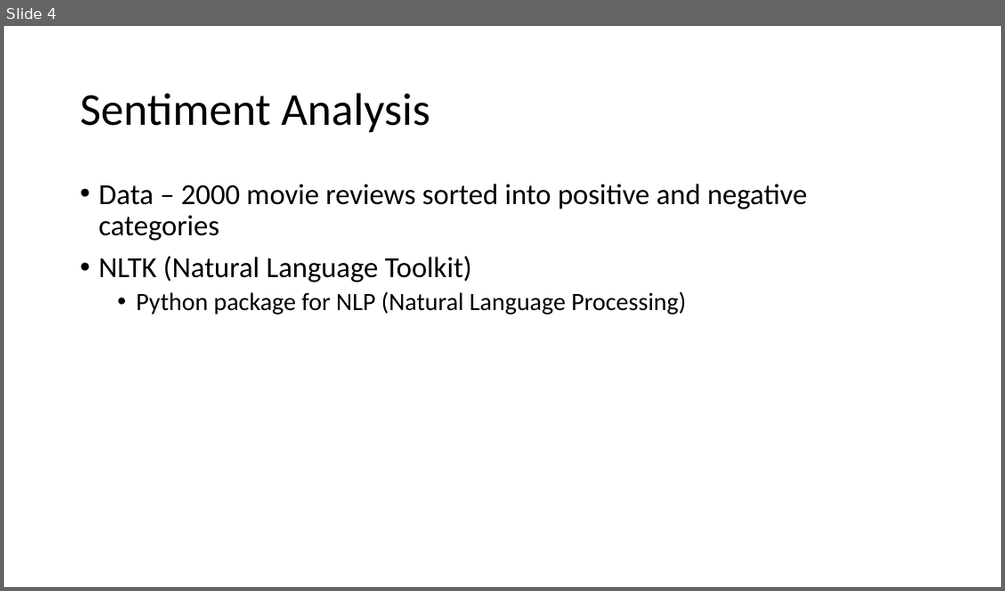
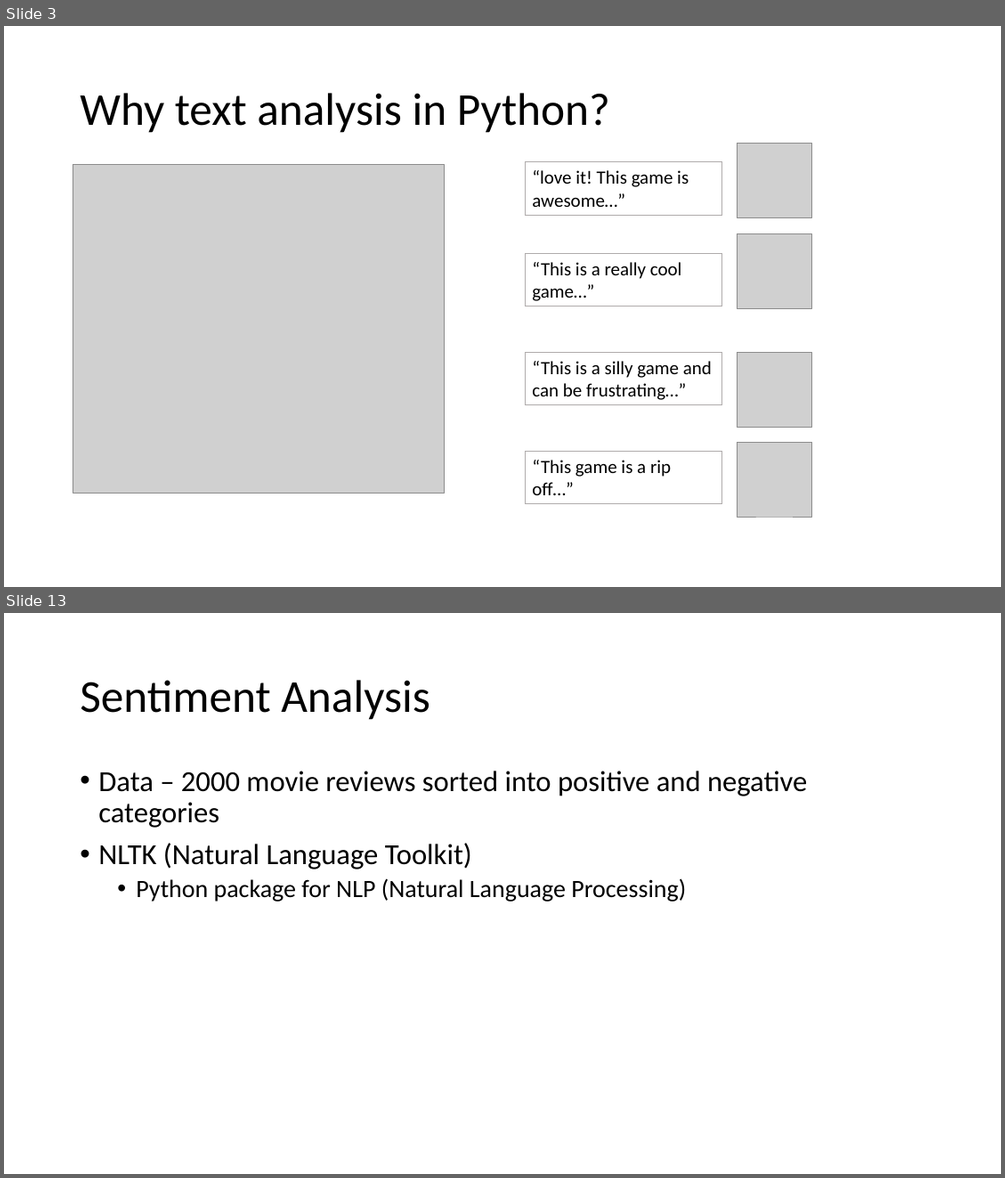
Before and after one commit to theresa-leehq/text-analysis-draft, a slide deck: Text Analysis in Python.pptx. Shown one above the other, each under a label of ours: slide 4 before the commit, slides 3 and 13 after it; the slides between them are not shown. The pictures are 1005x591 and 1005x1178 pixels, drawn with LibreOffice and Linux fonts; fonts in the diff are those of the drawing; grey boxes stand for pictures. Boxes give left, top, right and bottom in pixels: in the first picture for what was removed or moved away, otherwise in the second. Text is boxed around its words. In the diff, an @@ line names an element or a change of style, - is before the commit and + after.

```diff
--- a/Text Analysis in Python.pptx
+++ b/Text Analysis in Python.pptx
@@ slide 3 added at [4,26,1001,587], background #FFFFFF @@
@@ title added at [80,93,610,133], 44 pt, text #000000 @@
+Why text analysis in Python?
@@ picture added at [736,143,811,217] @@
@@ picture added at [73,164,445,492] @@
@@ rectangle added at [526,162,722,216], outline #AFABAB 0.75 pt, 18 pt, text #000000 @@
+“love it! This game is awesome…”
@@ picture added at [736,234,811,309] @@
@@ rectangle added at [526,253,722,306], outline #AFABAB 0.75 pt, 18 pt, text #000000 @@
+“This is a really cool game…”
@@ rectangle added at [526,353,722,406], outline #AFABAB 0.75 pt, 18 pt, text #000000 @@
+“This is a silly game and can be frustrating…”
@@ picture added at [736,353,811,427] @@
@@ rectangle added at [526,451,722,504], outline #AFABAB 0.75 pt, 18 pt, text #000000 @@
+“This game is a rip off…”
@@ picture added at [736,442,811,516] @@
@@ what was slide 4 is now slide 13 @@
```
Also in this commit, not shown: 4 slides changed, 25 other slides added, 4 slides removed, 2 other files.
